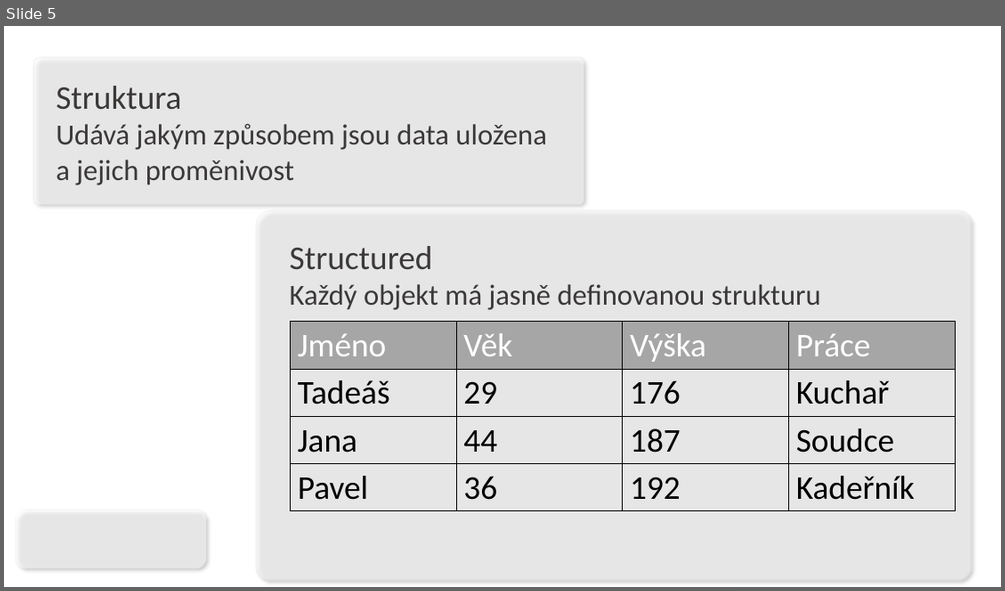
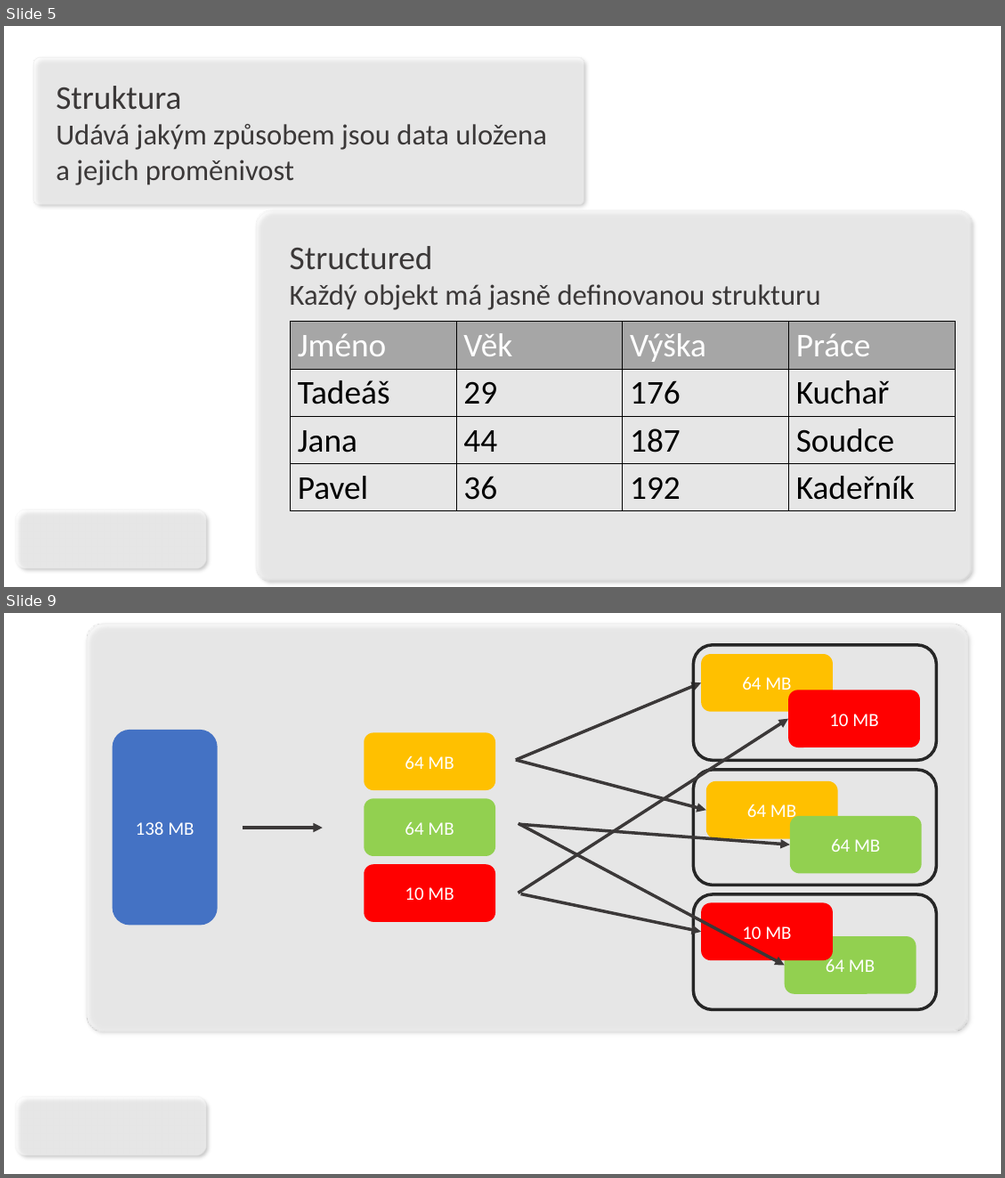
Before and after one commit to CZmatyasZERO/Big-data-prezentace, a slide deck: klimes.pptx. Shown one above the other, each under a label of ours: slide 5 before the commit, slides 5 and 9 after it; the slides between them are not shown. The pictures are 1005x591 and 1005x1178 pixels, drawn with LibreOffice and Linux fonts; fonts in the diff are those of the drawing; background and template pictures are left out. Boxes give left, top, right and bottom in pixels: in the first picture for what was removed or moved away, otherwise in the second. Text is boxed around its words. In the diff, an @@ line names an element or a change of style, - is before the commit and + after.

```diff
--- a/klimes.pptx
+++ b/klimes.pptx
@@ slide 9 added at bbox=[4, 613, 1001, 1174], background picture (left out); not listed: 1 template element that a slide beside it also shows @@
@@ rounded rectangle added at bbox=[86, 625, 966, 1031], fill #FFFFFF at 60% opacity, outline #EAEAEA 1 pt @@
@@ rounded rectangle added at bbox=[694, 645, 937, 761], outline #262626 3 pt @@
@@ rounded rectangle added at bbox=[701, 654, 833, 712], fill #FFC000, 18 pt, text #FFFFFF @@
+64 MB
@@ arrow added from (516, 760) to (701, 682), #3B3838 3 pt @@
@@ rounded rectangle added at bbox=[788, 690, 920, 747], fill #FF0000, 18 pt, text #FFFFFF @@
+10 MB
@@ arrow added from (518, 892) to (788, 718), #3B3838 3 pt @@
@@ rounded rectangle added at bbox=[113, 730, 218, 925], fill #4472C4, 18 pt, text #FFFFFF @@
+138 MB
@@ rounded rectangle added at bbox=[364, 732, 495, 790], fill #FFC000, 18 pt, text #FFFFFF @@
+64 MB
@@ arrow added from (516, 760) to (706, 810), #3B3838 3 pt @@
@@ rounded rectangle added at bbox=[694, 770, 937, 884], outline #262626 3 pt @@
@@ rounded rectangle added at bbox=[364, 798, 495, 856], fill #92D050, 18 pt, text #FFFFFF @@
+64 MB
@@ rounded rectangle added at bbox=[706, 781, 838, 839], fill #FFC000, 18 pt, text #FFFFFF @@
+64 MB
@@ arrow added from (518, 823) to (785, 965), #3B3838 3 pt @@
@@ arrow added from (519, 824) to (790, 844), #3B3838 3 pt @@
@@ rounded rectangle added at bbox=[790, 816, 922, 873], fill #92D050, 18 pt, text #FFFFFF @@
+64 MB
@@ arrow added from (243, 827) to (323, 827), #3B3838 3 pt @@
@@ rounded rectangle added at bbox=[364, 864, 495, 922], fill #FF0000, 18 pt, text #FFFFFF @@
+10 MB
@@ arrow added from (521, 894) to (701, 932), #3B3838 3 pt @@
@@ rounded rectangle added at bbox=[694, 894, 937, 1009], outline #262626 3 pt @@
@@ rounded rectangle added at bbox=[701, 902, 833, 960], fill #FF0000, 18 pt, text #FFFFFF @@
+10 MB
@@ rounded rectangle added at bbox=[785, 936, 916, 994], fill #92D050, 18 pt, text #FFFFFF @@
+64 MB
```
Also in this commit, not shown: 2 slides changed, 1 other slide added, 2 slides removed, 1 other file.
